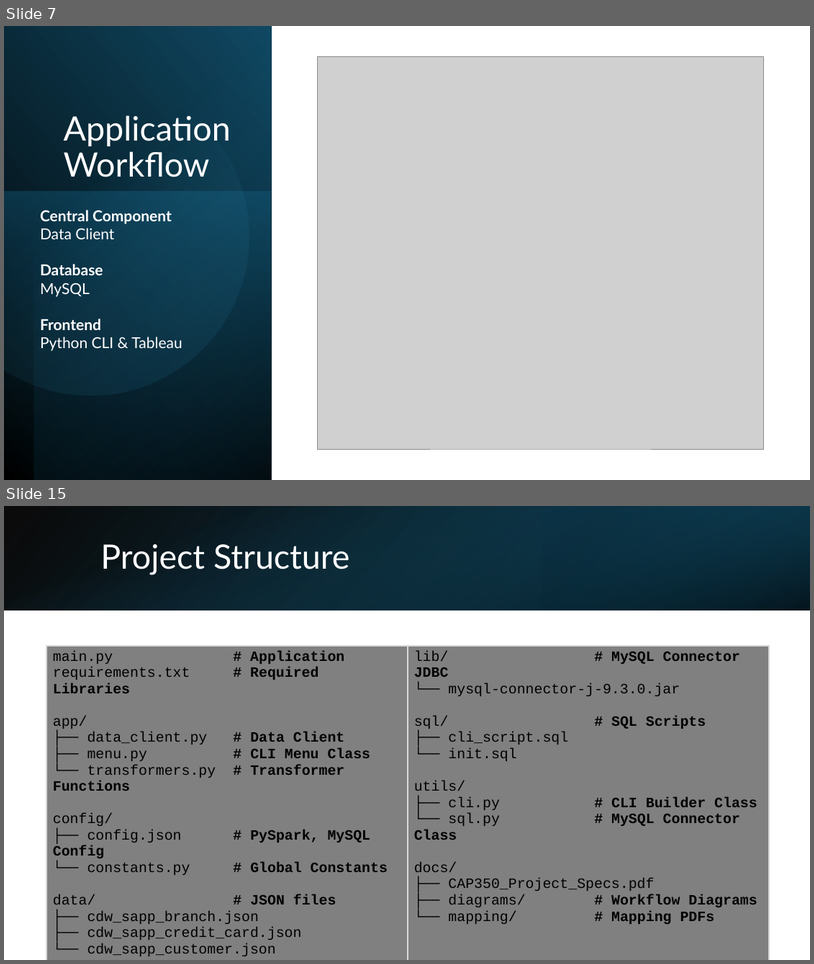
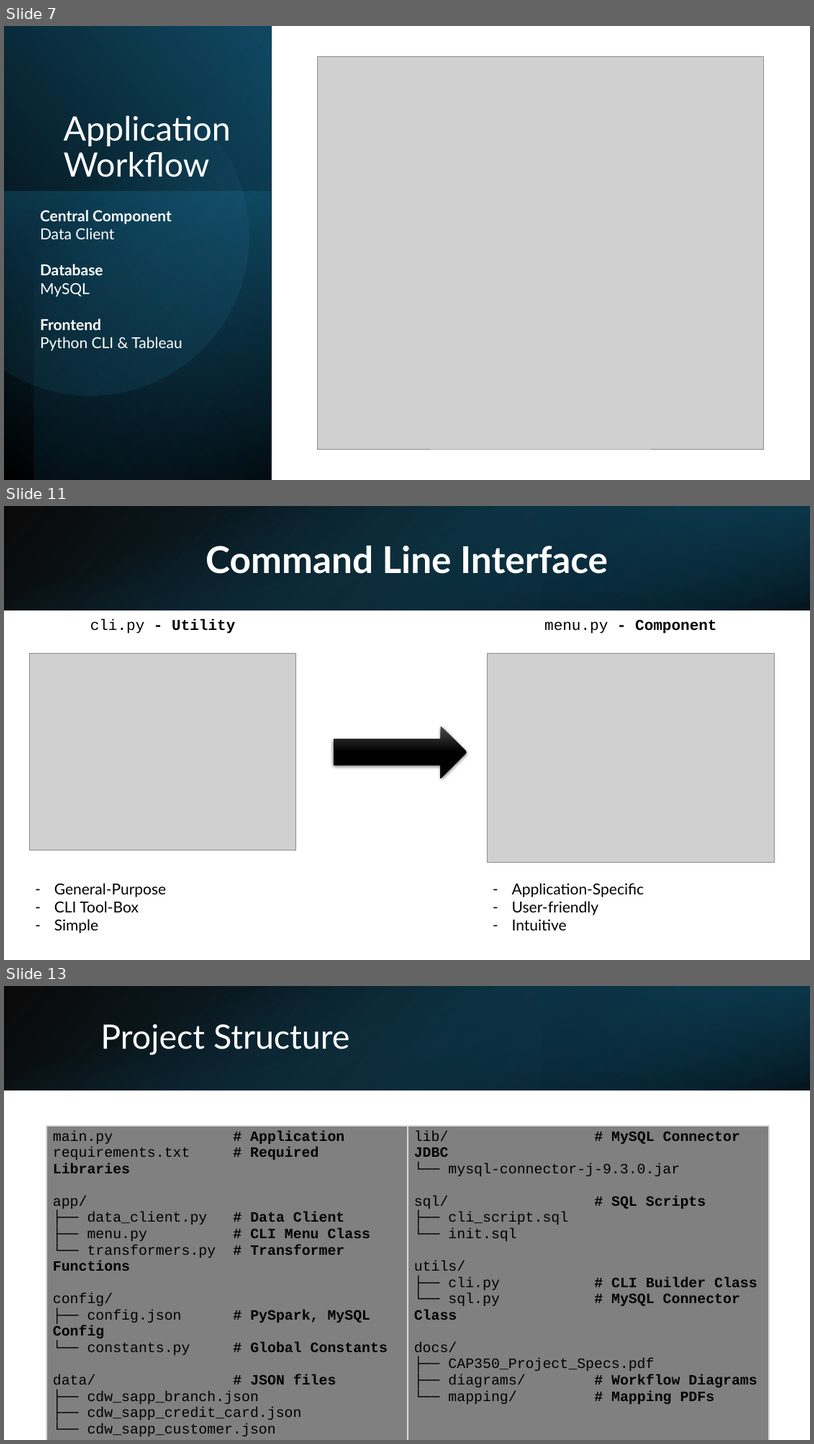
Before and after one commit to kencopas/Projects, a slide deck: Capstone/docs/Kenneth Copas - Capstone Presentation.pptx. Shown one above the other, each under a label of ours: slides 7 and 15 before the commit, slides 7, 11 and 13 after it; the slides between them are not shown. The pictures are 814x964 and 814x1444 pixels, drawn with LibreOffice and Linux fonts; fonts in the diff are those of the drawing; grey boxes stand for pictures. Boxes give left, top, right and bottom in pixels: in the first picture for what was removed or moved away, otherwise in the second. Text is boxed around its words. In the diff, an @@ line names an element or a change of style, - is before the commit and + after.

Commit message:
logging.py utility added

```diff
--- a/Capstone/docs/Kenneth Copas - Capstone Presentation.pptx
+++ b/Capstone/docs/Kenneth Copas - Capstone Presentation.pptx
@@ slide 11 added at (x1=4, y1=506, x2=810, y2=960), background #FFFFFF @@
@@ rectangle added at (x1=4, y1=506, x2=810, y2=610), fill gradient #000000 to #104862 @@
@@ rectangle added at (x1=4, y1=506, x2=810, y2=610), fill gradient #156082 to #000000 @@
@@ rectangle added at (x1=542, y1=506, x2=810, y2=610), fill gradient #0B3041 to #156082 @@
@@ text added at (x1=206, y1=546, x2=608, y2=574), 44 pt, text #FFFFFF, bold @@
+Command Line Interface
@@ text added at (x1=90, y1=619, x2=235, y2=633), 18 pt, text #000000, bold @@
+cli.py - Utility
@@ text added at (x1=545, y1=620, x2=717, y2=633), 18 pt, text #000000, bold @@
+menu.py - Component
@@ picture added at (x1=29, y1=653, x2=296, y2=850) @@
@@ picture added at (x1=487, y1=653, x2=775, y2=862) @@
@@ right arrow added at (x1=334, y1=726, x2=467, y2=778), fill gradient #4B4B4B to #000000 @@
@@ text added at (x1=54, y1=883, x2=166, y2=933), 18 pt, text #000000 @@
+– General-Purpose
+– CLI Tool-Box
+– Simple
@@ text added at (x1=512, y1=883, x2=644, y2=930), 18 pt, text #000000 @@
+– Application-Specific
+– User-friendly
+– Intuitive
@@ what was slide 15 is now slide 13 @@
```
Also in this commit, not shown: 6 slides changed, 1 other slide added, 4 slides removed, 11 other files.
